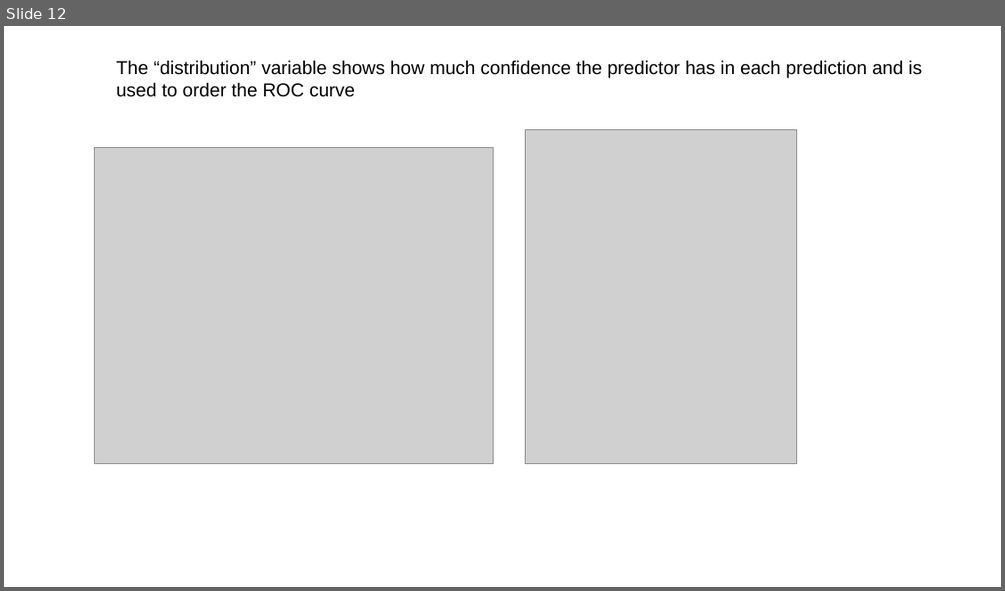
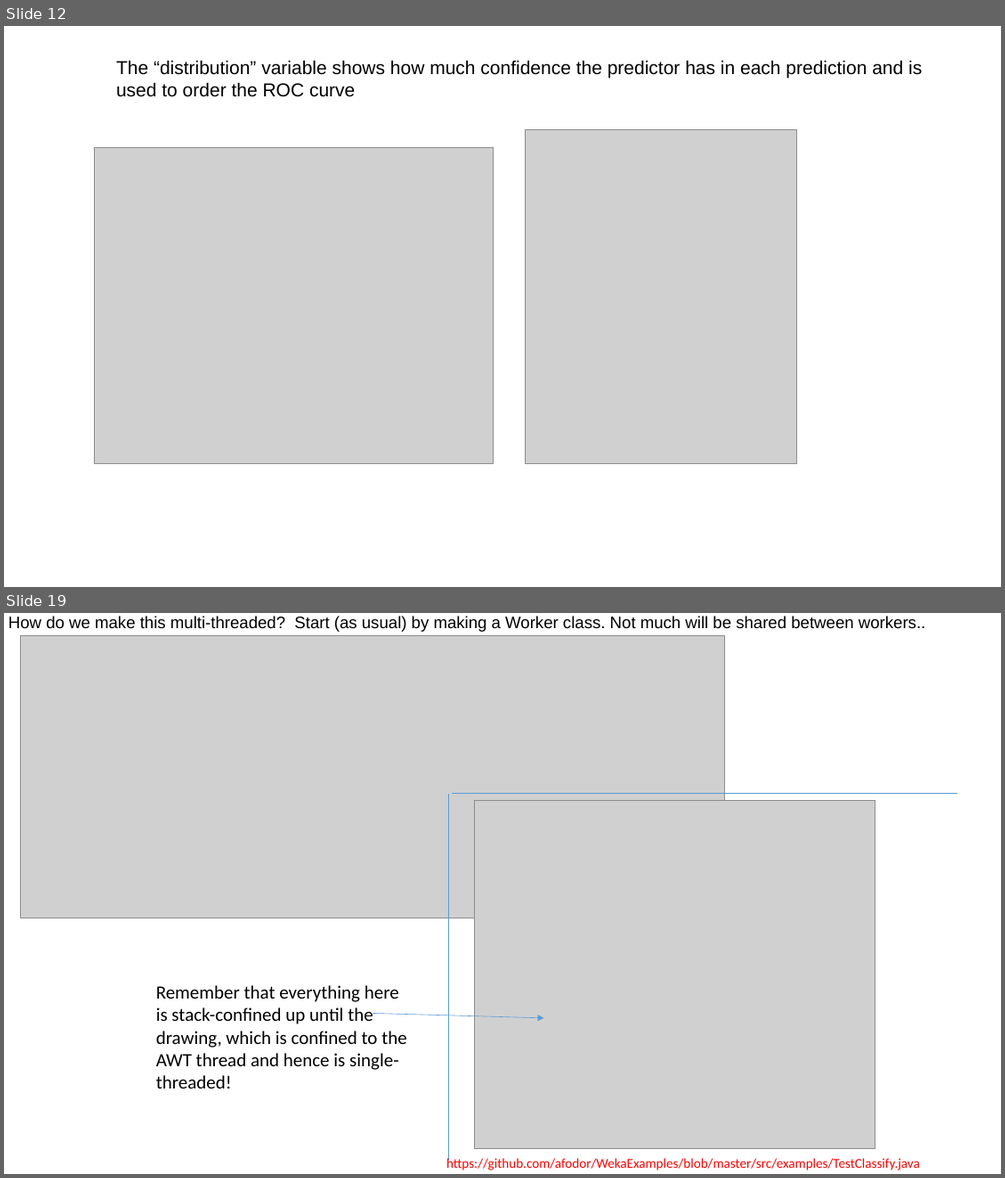
Before and after one commit to afodor/afodor.github.io, a slide deck: classes/prog2016/Prog3-Lecture22.pptx. Shown one above the other, each under a label of ours: slide 12 before the commit, slides 12 and 19 after it; the slides between them are not shown. The pictures are 1005x591 and 1005x1178 pixels, drawn with LibreOffice and Linux fonts; fonts in the diff are those of the drawing; grey boxes stand for pictures. Boxes give left, top, right and bottom in pixels: in the first picture for what was removed or moved away, otherwise in the second. Text is boxed around its words. In the diff, an @@ line names an element or a change of style, - is before the commit and + after.

```diff
--- a/classes/prog2016/Prog3-Lecture22.pptx
+++ b/classes/prog2016/Prog3-Lecture22.pptx
@@ slide 19 added at (4,613,1001,1174), background #FFFFFF @@
@@ text added at (8,616,925,632), 16 pt, text #000000 @@
+How do we make this multi-threaded? Start (as usual) by making a Worker class. Not much will be shared between workers..
@@ picture added at (20,636,725,918) @@
@@ line added from (449, 794) to (449, 1159), #5B9BD5 0.5 pt @@
@@ line added from (452, 793) to (957, 793), #5B9BD5 0.5 pt @@
@@ picture added at (474,800,875,1149) @@
@@ text added at (156,985,406,1088), 18 pt, text #000000 @@
+Remember that everything here
+is stack-confined up until the
+drawing, which is confined to the
+AWT thread and hence is single-
+threaded!
@@ arrow added from (372, 1013) to (544, 1018), #5B9BD5 0.5 pt @@
@@ text added at (446,1156,920,1170), 13 pt, text #FF0000 @@
+https://github.com/afodor/WekaExamples/blob/master/src/examples/TestClassify.java
```
Also in this commit, not shown: 5 slides changed, 4 other slides added, 1 slide removed.
